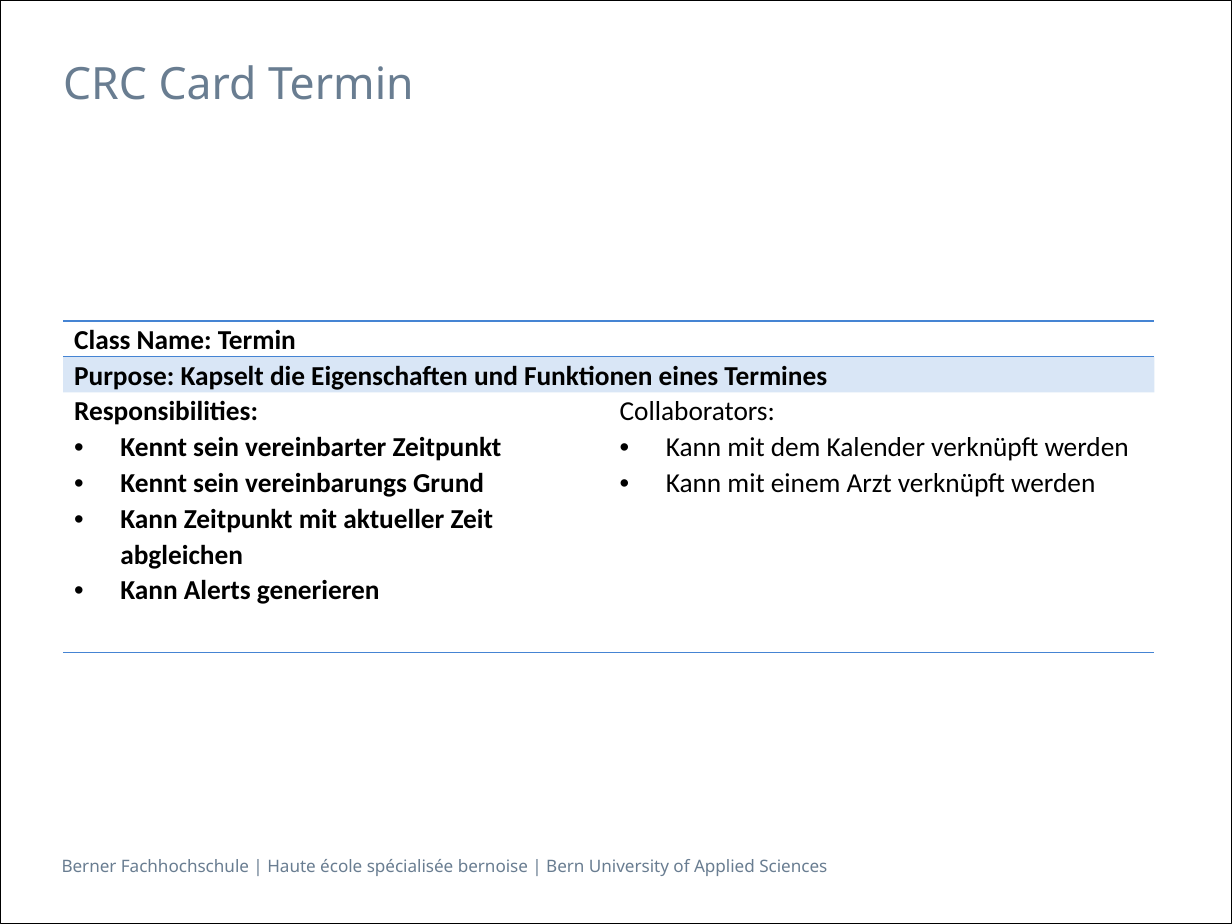
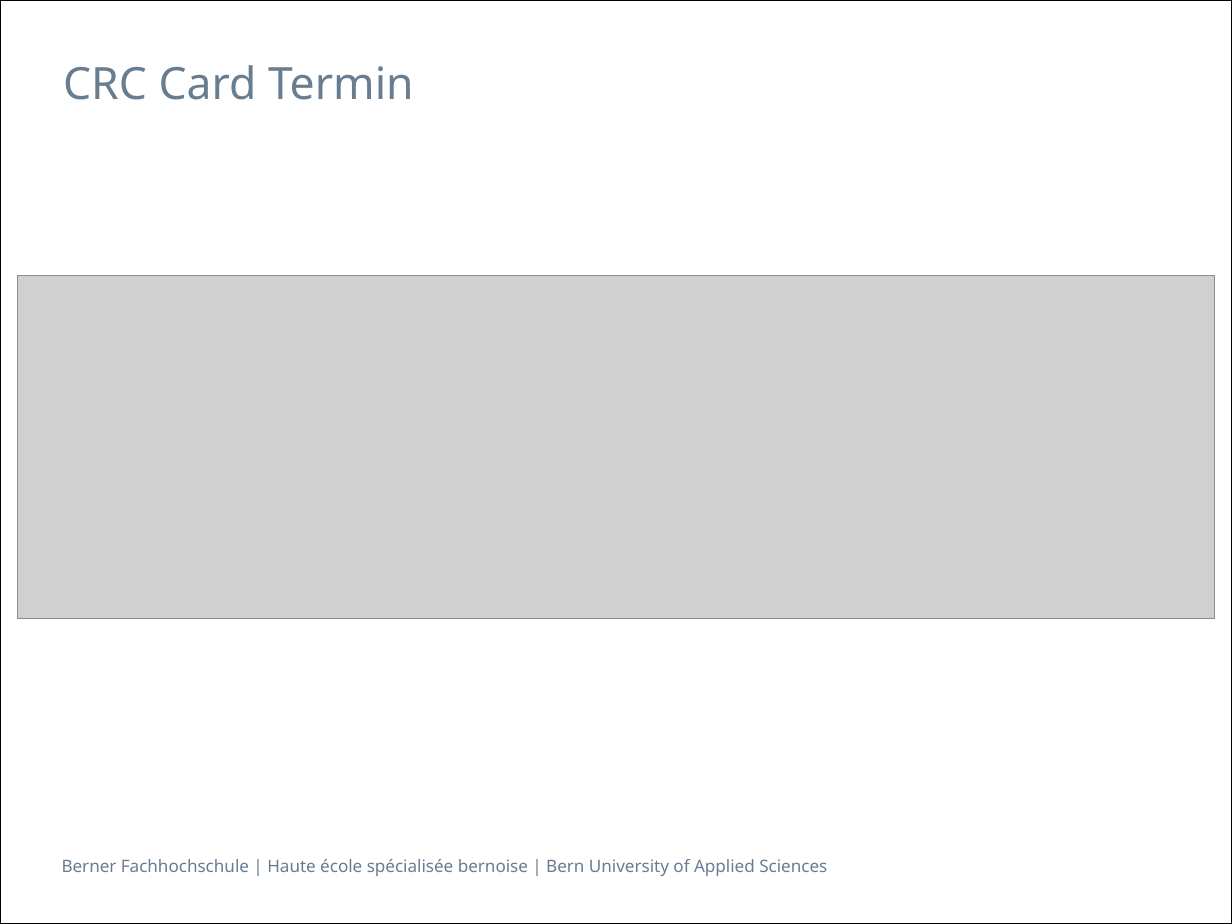
Before and after one commit to zyssm4/ch.bfh.btx8081.w2015.red, a slide deck: slide 3 of doc/Task07/Task07.pptx. Drawn at 1232x924 pixels with LibreOffice and Linux fonts; fonts in the diff are those of the drawing; grey boxes stand for pictures. Boxes give left, top, right and bottom in pixels: in the first picture for what was removed or moved away, otherwise in the second. Text is boxed around its words. In the diff, an @@ line names an element or a change of style, - is before the commit and + after.

```diff
--- a/doc/Task07/Task07.pptx
+++ b/doc/Task07/Task07.pptx
@@ picture added at (x1=17, y1=276, x2=1215, y2=618) @@
@@ table removed at (x1=63, y1=320, x2=1154, y2=671), 3 rows, 2 columns @@
-Class Name: Termin | 
-Purpose: Kapselt die Eigenschaften und Funktionen eines Termines | 
-Responsibilities: / Kennt sein vereinbarter Zeitpunkt / Kennt sein vereinbarungs Grund / Kann Zeitpunkt mit aktueller Zeit abgleichen / Kann Alerts generieren | Collaborators: / Kann mit dem Kalender verknüpft werden / Kann mit einem Arzt verknüpft werden
```
Also in this commit, not shown: 1 other slide changed, 3 slides added, 3 slides removed, 4 other files.
